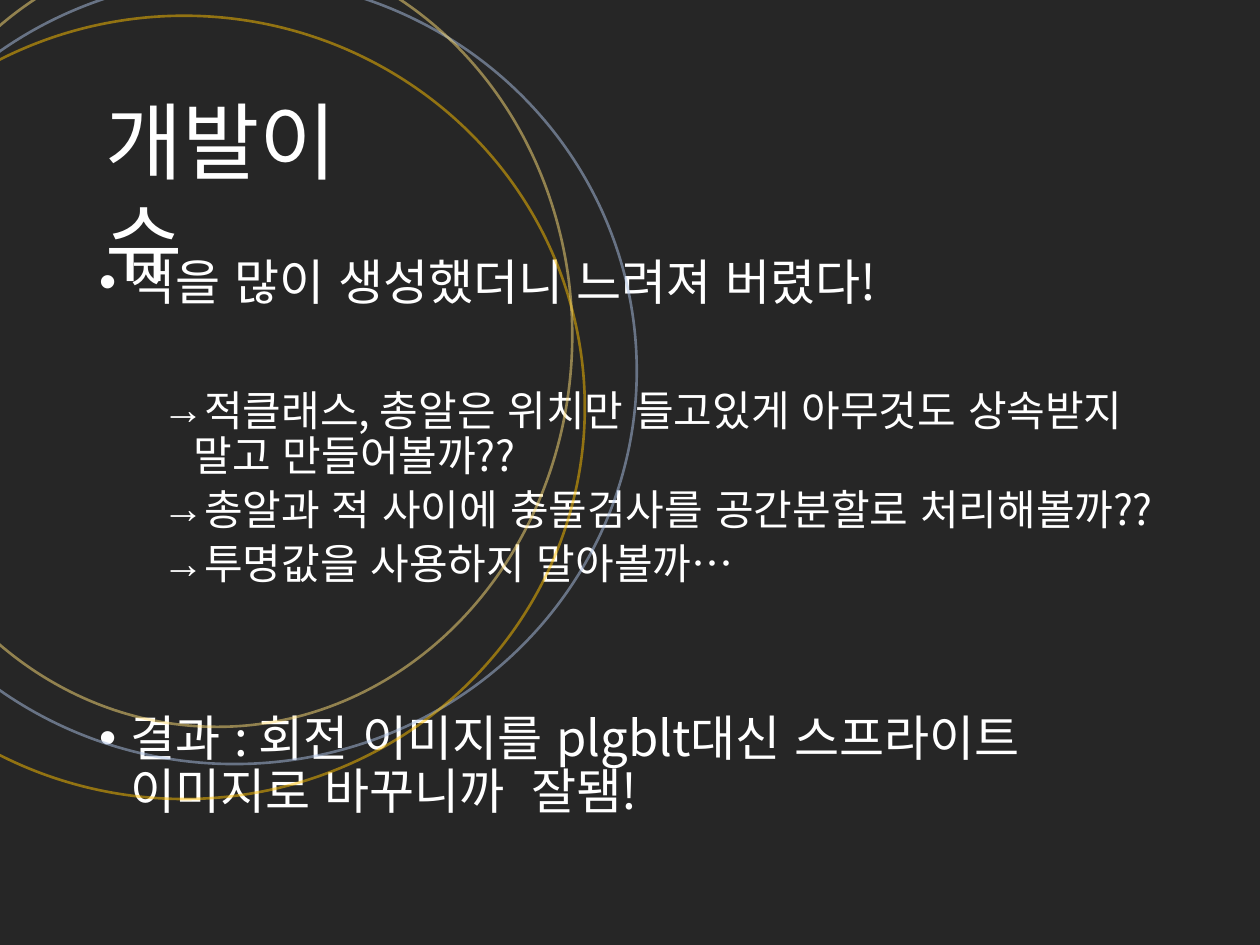
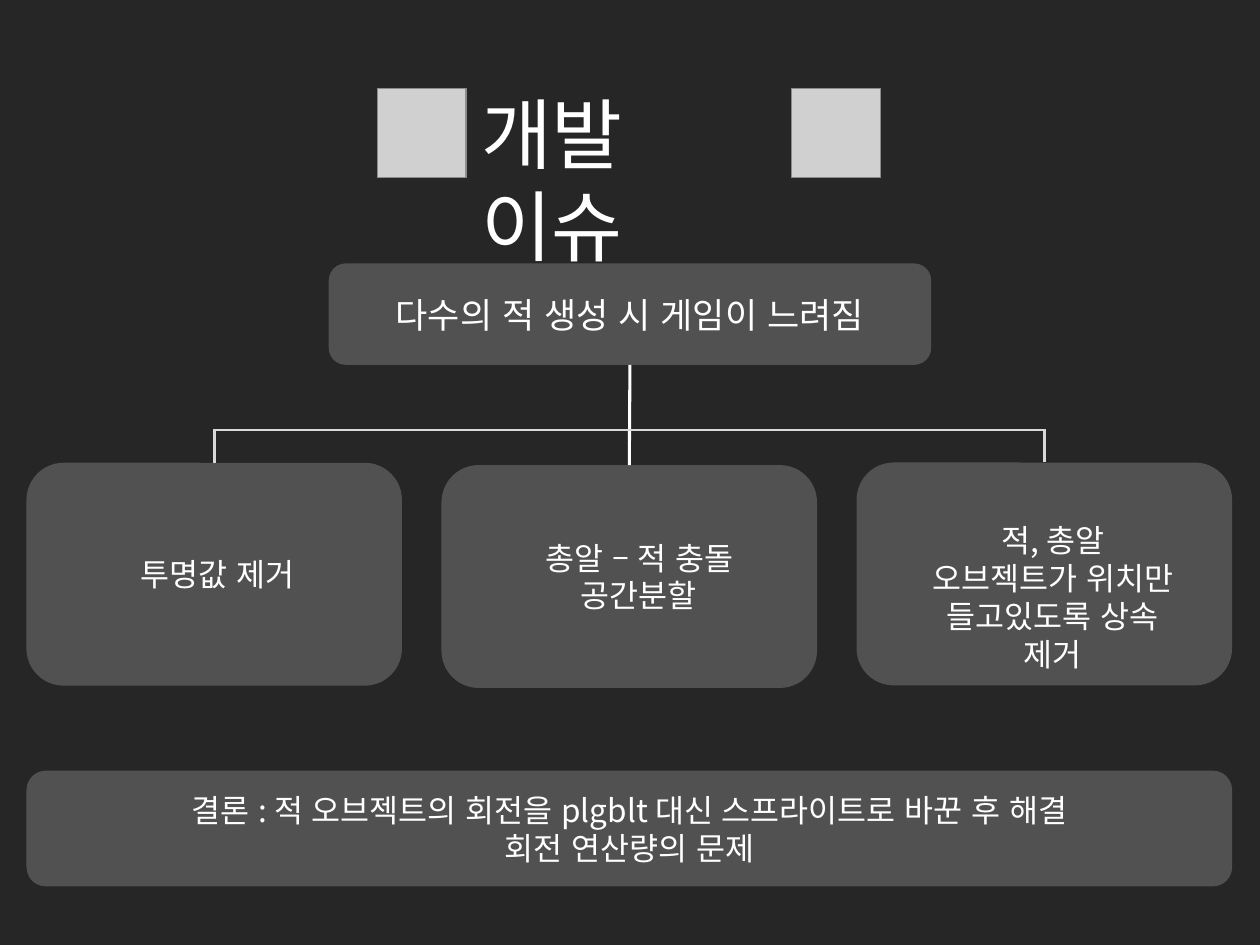
Before and after one commit to cmTEJAVA/Satellite, a slide deck: slide 12 of 발표자료/API 텀프로젝트 발표자료.pptx. Drawn at 1260x945 pixels with LibreOffice and Linux fonts; fonts in the diff are those of the drawing; grey boxes stand for pictures. Boxes give left, top, right and bottom in pixels: in the first picture for what was removed or moved away, otherwise in the second. Text is boxed around its words. In the diff, an @@ line names an element or a change of style, - is before the commit and + after.

```diff
--- a/발표자료/API 텀프로젝트 발표자료.pptx
+++ b/발표자료/API 텀프로젝트 발표자료.pptx
@@ ellipse removed at <box>0,0,638,764</box> @@
@@ ellipse removed at <box>0,16,585,800</box> @@
@@ ellipse removed at <box>0,0,573,727</box> @@
@@ picture added at <box>377,88,466,178</box> @@
@@ picture added at <box>791,88,881,178</box> @@
@@ text at <box>481,99,623,274</box>: text changed; size 48 to 44 pt @@
-개발이슈
+개발 이슈
@@ text removed at <box>131,250,1153,813</box> @@
-• 적을 많이 생성했더니 느려져 버렸다!
-  → 적클래스, 총알은 위치만 들고있게 아무것도 상속받지 말고 만들어볼까??
-  → 총알과 적 사이에 충돌검사를 공간분할로 처리해볼까??
-  → 투명값을 사용하지 말아볼까…
-• 결과 : 회전 이미지를 plgblt대신 스프라이트 이미지로 바꾸니까 잘됌!
@@ rounded rectangle added at <box>329,263,931,364</box>, fill #A6A6A6 at 34% opacity, 20 pt, text #FFFFFF @@
+다수의 적 생성 시 게임이 느려짐
@@ line added from (630, 365) to (629, 465), #FFFFFF 1.75 pt @@
@@ elbow line added from (214, 462) to (1045, 462), #D9D9D9 1.5 pt @@
@@ rounded rectangle added at <box>26,462,402,685</box>, fill #A6A6A6 at 34% opacity, 18 pt, text #FFFFFF @@
+  투명값 제거
@@ rounded rectangle added at <box>441,465,816,688</box>, fill #A6A6A6 at 34% opacity, 18 pt, text #FFFFFF @@
+  총알 – 적 충돌
+  공간분할
@@ rounded rectangle added at <box>857,462,1232,685</box>, fill #A6A6A6 at 34% opacity @@
@@ text added at <box>932,526,1173,669</box>, 18 pt, text #FFFFFF @@
+적, 총알 오브젝트가 위치만 들고있도록 상속 제거
@@ rounded rectangle added at <box>26,771,1232,887</box>, fill #A6A6A6 at 34% opacity, 18 pt, text #FFFFFF @@
+결론 : 적 오브젝트의 회전을 plgblt 대신 스프라이트로 바꾼 후 해결
+회전 연산량의 문제
```
Also in this commit, not shown: 2 other slides changed.
